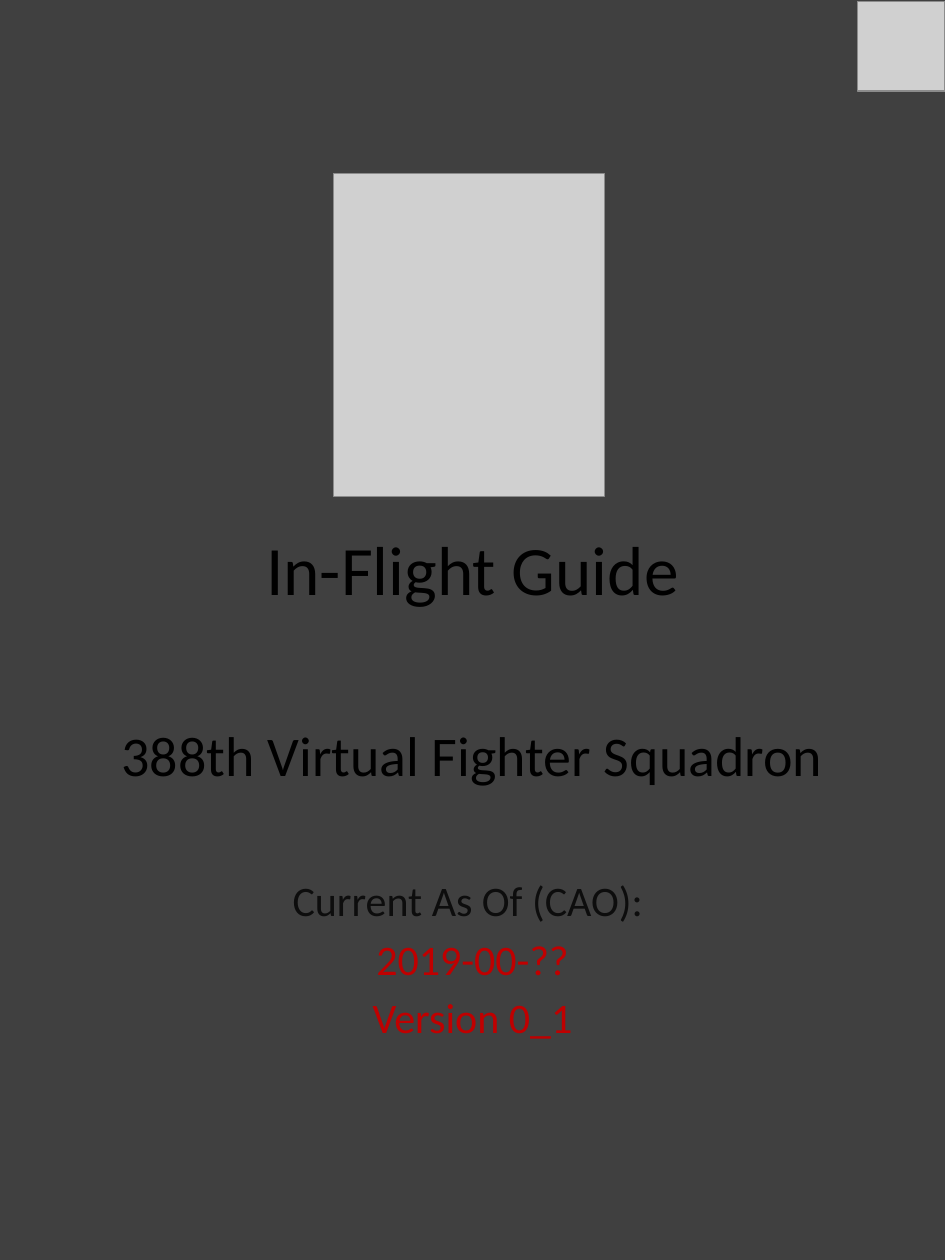
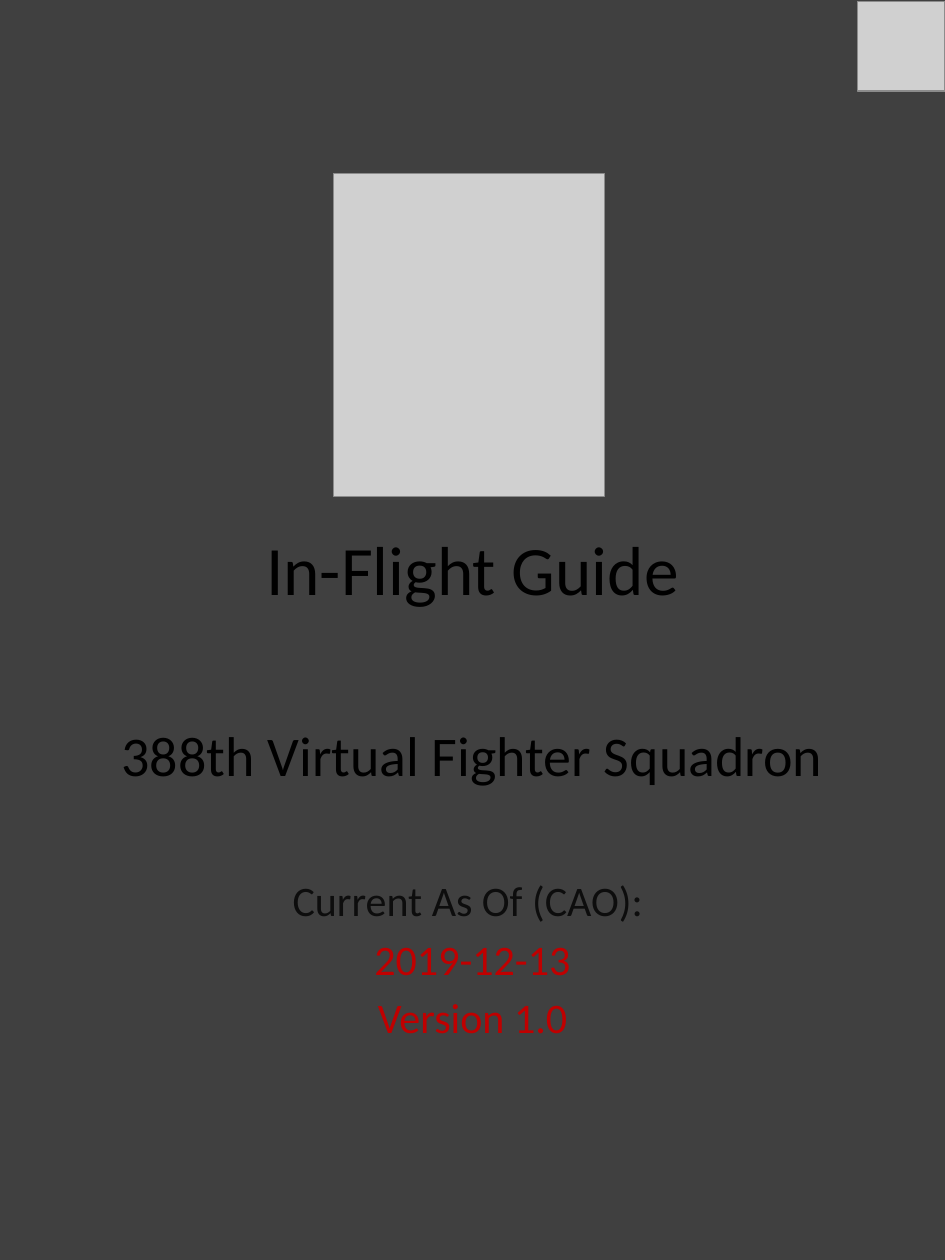
Before and after one commit to 132nd-vWing/132-TRP-388, a slide deck: slide 1 of Kneeboard Pack/388 Kneeboard Pack.pptx. Drawn at 945x1260 pixels with LibreOffice and Linux fonts; fonts in the diff are those of the drawing; grey boxes stand for pictures. Boxes give left, top, right and bottom in pixels: in the first picture for what was removed or moved away, otherwise in the second. Text is boxed around its words. In the diff, an @@ line names an element or a change of style, - is before the commit and + after.

```diff
--- a/Kneeboard Pack/388 Kneeboard Pack.pptx
+++ b/Kneeboard Pack/388 Kneeboard Pack.pptx
@@ subtitle at (x1=374, y1=948, x2=570, y2=1033): text changed @@
-2019-00-??
-Version 0_1
+2019-12-13
+Version 1.0
```
Also in this commit, not shown: 28 other slides changed, 4 slides added, 1 slide removed, 2 other files.
